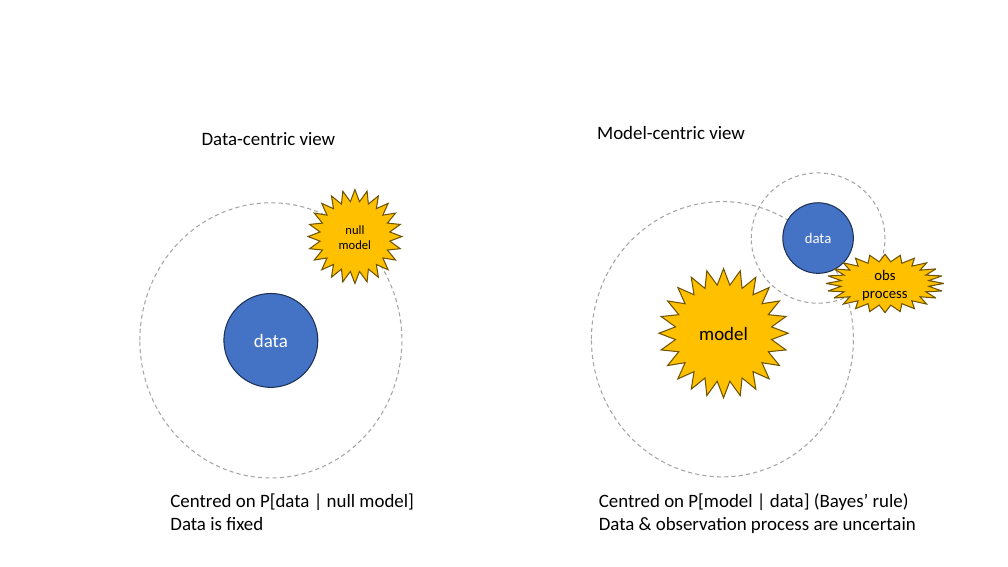
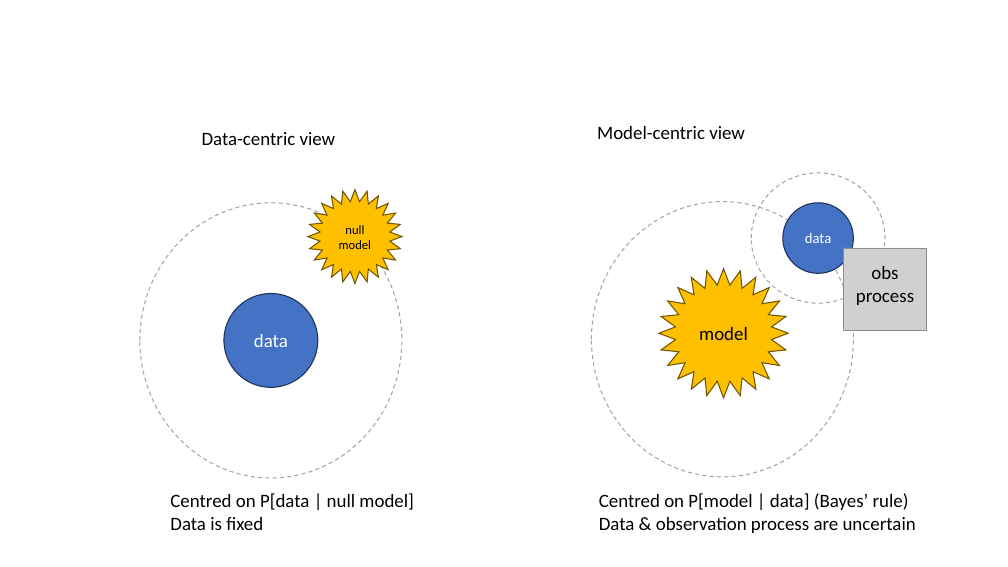
Before and after one commit to peterlevy/reproducibility_esa, a slide deck: slide 3 of images/copernican_revolution.pptx. Drawn at 1008x567 pixels with LibreOffice and Linux fonts; fonts in the diff are those of the drawing; grey boxes stand for pictures. Boxes give left, top, right and bottom in pixels: in the first picture for what was removed or moved away, otherwise in the second. Text is boxed around its words. In the diff, an @@ line names an element or a change of style, - is before the commit and + after.

Commit message:
cut to 6 slides

```diff
--- a/images/copernican_revolution.pptx
+++ b/images/copernican_revolution.pptx
@@ picture added at (844,248,926,330) @@
@@ text "obs": place and size @@
-text "obs" at (827,254,944,312)
+text "obs" at (856,266,914,305)
@@ text "obs" at (856,266,914,305): size 14 to 18 pt; vertical alignment middle to top; fill #FFC000 to none; outline #705400 1 pt to none @@
```
Also in this commit, not shown: 3 other files.
